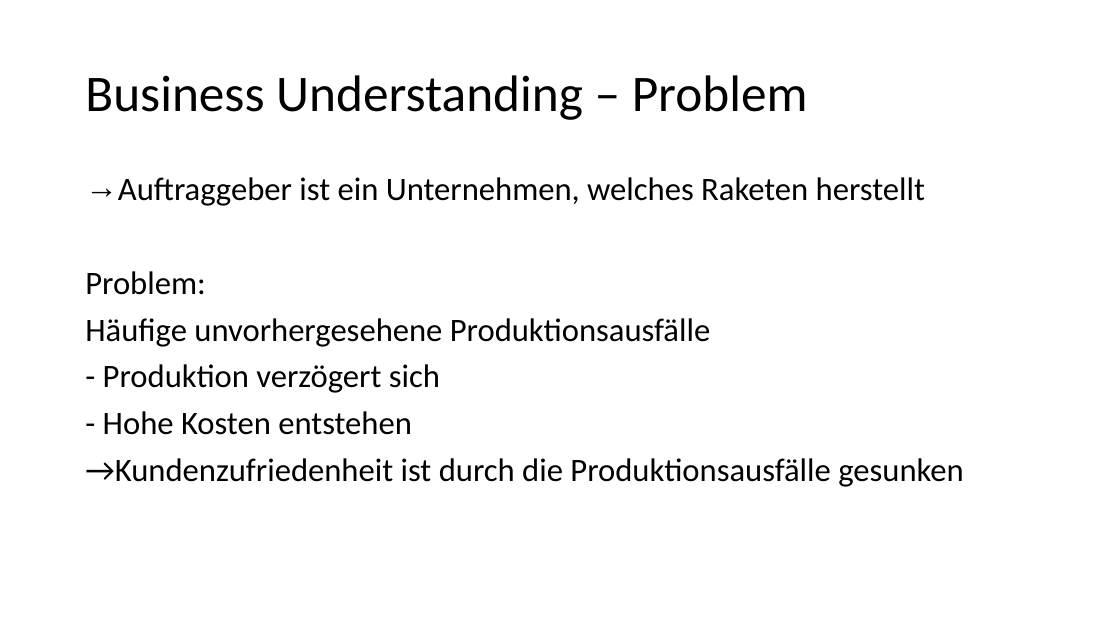
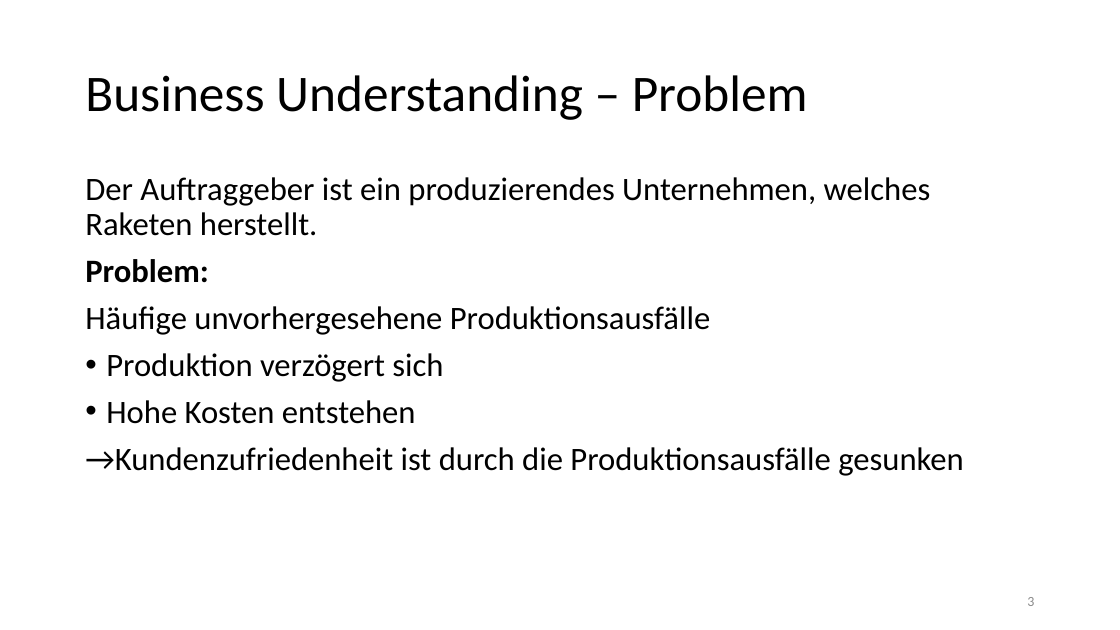
Before and after one commit to Flitschi7/big-data-management, a slide deck: slide 3 of Organisational/Dokumentation HHZ Rocket Project.pptx (slide 2 before the commit). Drawn at 1120x630 pixels with LibreOffice and Linux fonts; fonts in the diff are those of the drawing. Boxes give left, top, right and bottom in pixels: in the first picture for what was removed or moved away, otherwise in the second. Text is boxed around its words. In the diff, an @@ line names an element or a change of style, - is before the commit and + after.

```diff
--- a/Organisational/Dokumentation HHZ Rocket Project.pptx
+++ b/Organisational/Dokumentation HHZ Rocket Project.pptx
@@ text at [85, 177, 931, 236]: text changed @@
-→ Auftraggeber ist ein Unternehmen, welches Raketen herstellt
+Der Auftraggeber ist ein produzierendes Unternehmen, welches Raketen herstellt.
@@ text at [85, 259, 209, 283]: bold on in "Problem:" @@
@@ text at [106, 353, 443, 424]: text changed @@
-- Produktion verzögert sich
-- Hohe Kosten entstehen
+• Produktion verzögert sich
+• Hohe Kosten entstehen
@@ page number added at [1027, 597, 1034, 606], 12 pt, text #8C8C8C @@
+3
```
Also in this commit, not shown: 25 other slides changed, 5 slides added, 2 slides removed.
